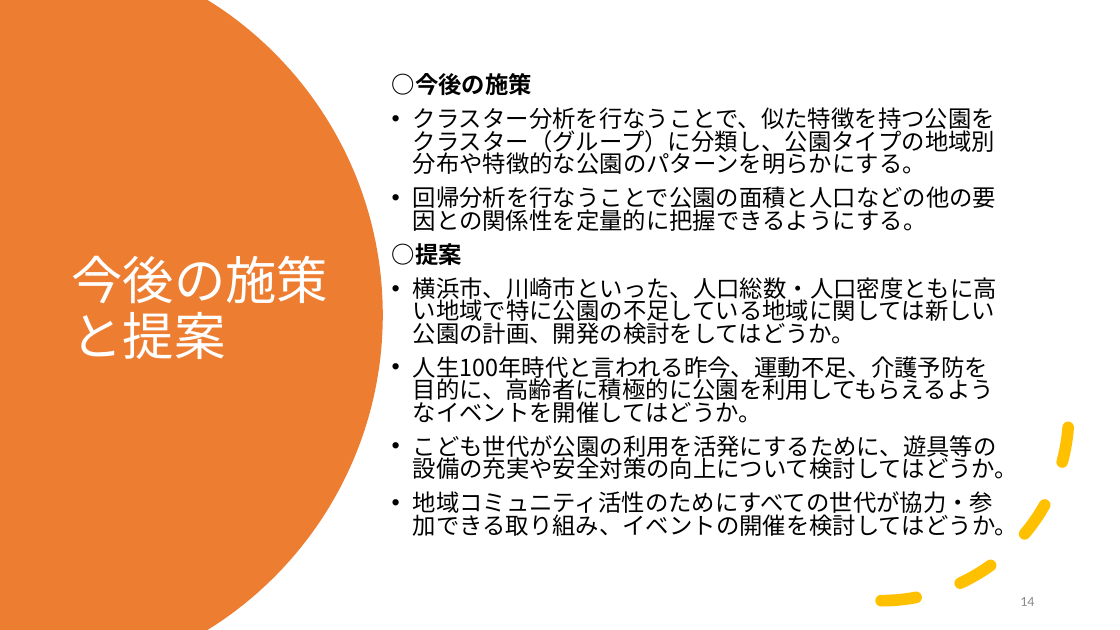
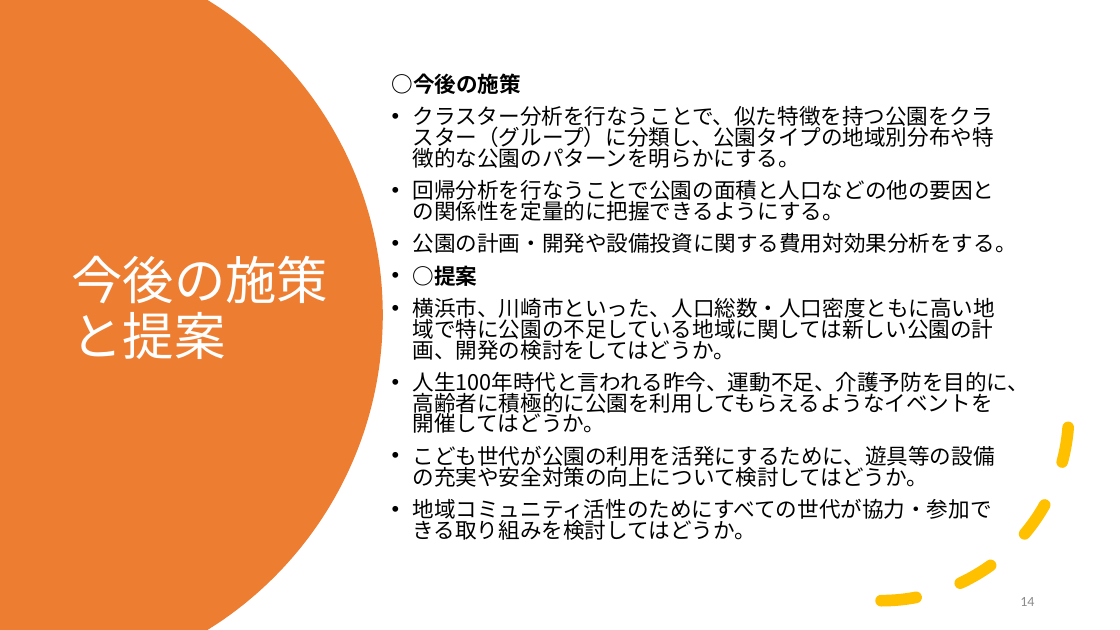
Before and after one commit to yasumasa718/park_data_intern, a slide deck: slide 14 of .doc/プレゼンテーション ＿課題２.pptx. Drawn at 1120x630 pixels with LibreOffice and Linux fonts; fonts in the diff are those of the drawing. Boxes give left, top, right and bottom in pixels: in the first picture for what was removed or moved away, otherwise in the second. Text is boxed around its words. In the diff, an @@ line names an element or a change of style, - is before the commit and + after.

```diff
--- a/.doc/プレゼンテーション ＿課題２.pptx
+++ b/.doc/プレゼンテーション ＿課題２.pptx
@@ text at <box>392,73,1030,487</box>: size 20 to 18.5 pt in "○今後の施策", "クラスター分析を行なうことで、似た特徴を持つ公園をクラスター（グループ）に分類し、公園タイプの地域別分布や特徴的な公園の ...", "回帰分析を行なうことで公園の面積と人口などの他の要因との関係性を定量的に把握できるようにする。", "○提案" and 3 more places; bullet none to • @@
@@ text at <box>413,233,1017,253</box>: paragraph added @@
+• 公園の計画・開発や設備投資に関する費用対効果分析をする。
@@ text at <box>413,499,992,540</box>: text changed; size 20 to 18.5 pt @@
-• 地域コミュニティ活性のためにすべての世代が協力・参加できる取り組み、イベントの開催を検討してはどうか。
+• 地域コミュニティ活性のためにすべての世代が協力・参加できる取り組みを検討してはどうか。
```
Also in this commit, not shown: 7 other slides changed, 2 other files.
